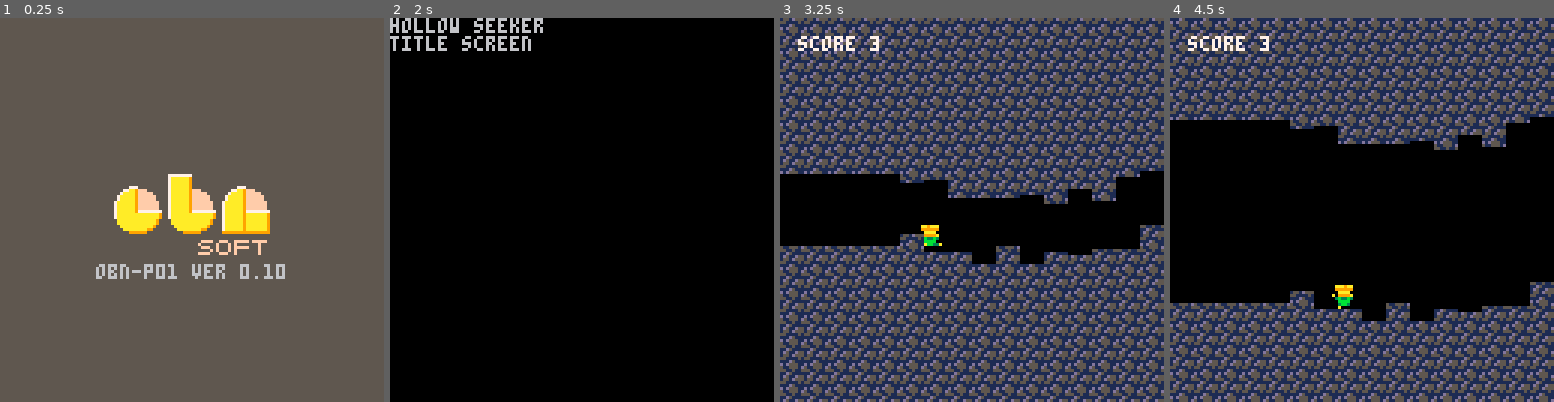
Above: before the commit, frames 1-4 (left to right).
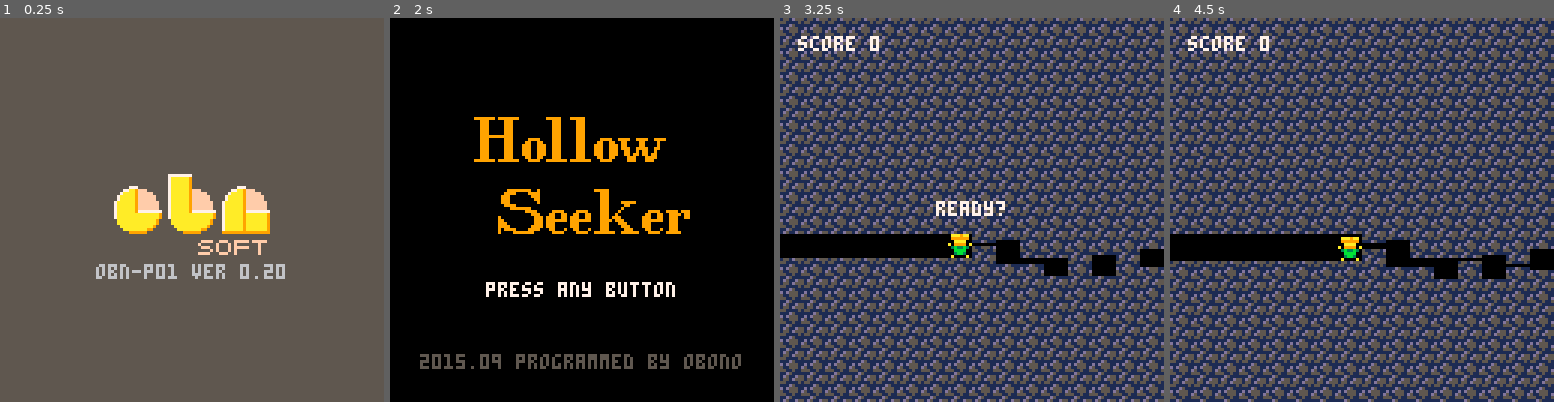
Above: after the commit, the same moments.

Repository: obono/Pico8Works
Game: PICO-8 cartridge src/hollow.p8
Two runs of this game, one before a commit and one after it. Both use one fixed random seed, a clock stepped at 60 frames per second and the inputs below.
Inputs:
- Up to frame 1 (0.25 s): no input
- Up to frame 2 (2 s): tap X (X key) at 0.33, 1.07, 1.85 s; tap O (Z key) at 0.7, 1.7 s; hold Right from 1.6 s (still down)
- Up to frame 3 (3.25 s): release Right at 2.1 s; tap O (Z key) at 2.1, 2.5, 2.9 s; hold Right 2.47-3.03 s; tap X (X key) at 2.97 s; hold Left from 3.08 s (still down)
- Up to frame 4 (4.5 s): tap O (Z key) at 3.3, 3.7, 4.1 s; release Left at 3.58 s; hold Right from 4.02 s (still down); tap X (X key) at 4.08 s

The runs differ from the first frame. In frame 1, less than 0.1% of the frame differs, in the area x 68-72%, y 64-68%; in frame 2, 7.7%; in frame 3, 18%; in frame 4, 80%, in the area x 0-100%, y 0-100%.

Commit message:
'Hollow Seeker' v0.20
 - Title screen.
 - Beginning of game.
 - Judgment of game over.

Diff:
--- a/src/hollow.p8
+++ b/src/hollow.p8
@@ -21,8 +21,8 @@
  map(124,28,56,48,2,3) -- b
  map(126,29,74,56,2,2) -- n
  map(125,31,66,72,3,1) -- soft
- print("obn-p01 ver 0.10",
-  32,82,6)
+ print("obn-p01 ver 0.20",
+   32,82,6)
 end
 
 -- title screen
@@ -40,8 +40,12 @@
 
 function draw_title()
  cls()
- print("hollow seeker")
- print("title screen")
+ map(120,24,28,32,8,2)
+ map(120,26,36,56,8,2)
+ print("press any button",
+   32,88,7)
+ print("2015.09 programmed by obono",
+   10,112,5)
 end
 
 -- game functions
@@ -50,7 +54,7 @@
  return flr(rnd(x))
 end
 
-function set_cave_map(x,t,b)
+function set_column(x,t,b)
  local i
  for i=0,15 do
   -- top
@@ -86,20 +90,23 @@
  cm-=1 g=(cm<0)
  t,b=adjust_gap(cp,g)
  cp=(cp+1)%18
- set_cave_map(cp,t,b)
+ set_column(cp,t,b)
  if (g) then cm=max(
   (rnd(1)+1)*sc/128,0)+1 end
  sc+=1
 end
 
 function handle_input()
+ if ((cx+px)%8>0) return
  pv=0 pw=0
  if (btn(0)) pv=-1 pf=true
- if (btn(1)) pv=1 pf=false
+ if (btn(1) or gc>0) then
+  pv=1 pf=false
+ end
  local p=(pp+pv)%18
  local g=min(cb[pp]-ct[p],
   cb[p]-ct[pp])+cg
- if (px+pv<0 or g<8) then
+ if (px+pv<0 or g<8 or pe) then
   pv=0 pa=0
  else
   pw=(cb[p]-cb[pp])/4
@@ -122,25 +129,47 @@
  end
 end
 
+function judge_crushed()
+ cs=(cs+1)%192
+ if (cs==0) then
+  if (cb[pp]-ct[pp]<4) then
+   pe=true
+  end
+  cr+=2
+ end
+end
+
+function game_over()
+ cs+=.5
+ if (btnp(4) or btnp(5)) then
+  init_game()
+ elseif (cs>=128) then
+  init_title()
+ end
+end
+
 function init_game()
  gm=3
+ gc=60
  ct={} -- top of column
  cb={} -- bottom of column
  cs=0 -- wave phase
- cr=32 -- wave height
+ cr=32 -- wave amplitude
+ cg=0 -- current gap size
  cx=0 -- scroll offset
  cp=7 -- next column pos
  cm=1 -- next hollow counter
- pp=7 -- player logical pos
- px=56 -- player x
- py=60 -- player y
+ pp=0 -- player logical pos
+ px=0 -- player x
+ py=72 -- player y
  pv=0 -- player vx
  pw=0 -- player vy
  pa=0 -- player anim no.
  pf=false -- player direction
+ pe=false -- player dead
  sc=-9 -- score
  for i=0,17 do
-  set_cave_map(i,60,68)
+  set_column(i,72,80)
  end
  for i=8,16 do
   grow_cave()
@@ -149,12 +178,15 @@
 
 function update_game()
  cg=flr((1-cos(cs/192))*cr)
- if ((cx+px)%8==0) then
-  handle_input()
- end
+ handle_input()
  move_player()
- cs=(cs+1)%192
- if (cs==0) cr+=2
+ if (pe) then
+  game_over()
+ elseif (gc==0) then
+  judge_crushed()
+ else
+  gc-=1
+ end
  gd=true
 end
 
@@ -165,6 +197,7 @@
  local b=t+cg
  -- player
  local y=max(py+b,ct[pp]+t)
+ if (pe) y=ct[pp]+b
  spr(16+pa,px,y,1,1,pf)
  -- top
  map(0,0,-cx,t,18,16)
@@ -172,8 +205,14 @@
  -- bottom
  map(0,16,-cx,b,18,16)
  map(0,16,144-cx,b,18,16)
- -- score
- print('score '..sc,6,6,7)
+ -- strings
+ print("score "..sc,6,6,7)
+ if (gc>0) then
+  print("ready?",52,61,7)
+ end
+ if (pe) then
+  print("game over",46,61,7)
+ end
 end
 
 -- pico-8 special functions
@@ -251,14 +290,14 @@
 70000000700707007000007000000700000700007000070077000000707707000700007000070000070000000000700000070000007000000000000000000000
 70000000777777707000007077777000000700007777700070000000770770007000007000070000777777700000777000070000777000000000000077777770
 00000000000000000000000000000000000000000000000000000000000000000000000000000000000000000000000000000000000000000000000000000000
-00000000000000000000000000000000000000000000000000000000000000000000000000000000000000000000000000000000000000000000000000000000
-00000000000000000000000000000000000000000000000000000000000000000000000000000000000000000000000000000000000000000000000000000000
-00000000000000000000000000000000000000000000000000000000000000000000000000000000000000000000000000000000000000000000000000000000
-00000000000000000000000000000000000000000000000000000000000000000000000000000000000000000000000000000000000000000000000000000000
-00000000000000000000000000000000000000000000000000000000000000000000000000000000000000000000000000000000000000000000000000000000
-00000000000000000000000000000000000000000000000000000000000000000000000000000000000000000000000000000000000000000000000000000000
-00000000000000000000000000000000000000000000000000000000000000000000000000000000000000000000000000000000000000000000000000000000
-00000000000000000000000000000000000000000000000000000000000000000000000000000000000000000000000000000000000000000000000000000000
+00000000000000000099900000999900000000009999009999009999000000000000000000000000099990000099990000000000009990009000000099990999
+99999990999999900099900009900990999990000990000990000900000999999990090000000000000999000990099000000000009990090000000009999099
+00999000009990000099900099900999009990000990000990000900009999000099990090000000000099909990099000000000009990999000000009990099
+00999000009990000099900099900999009990000999009999009900099900000009990099000000000099909999999000000000009999099900000009990000
+00999000009990000099900099900999009990000099009099009000099900000000990099900000000099909990000000000000009990009990000009990000
+00999000009990000099900099900999009990000099099099099000099900000000090099990000000999909990000009999900009990000999000009990000
+00999000009990000099900009900990009990000009990009999000009999000000000090999900009999000990009000990000009990000099900009990000
+00999999999990009999999000999900009990000009990009990000000099999990000090000999999900000099990009000000999999900999999099999000
 000000000000000000000000000000000000000000000777000000007aaaaaa977777777000000007aaaaaa97aaaaaa977777777000000000000000000000000
 000000000000000000000000000000000000000000077aa9fff000007aaaaaaaaaaaaaa9000000007aaaaaa97aaaaaa9aaaaaaa9000000000000000000000000
 0000000000000000000000000000000000000000007aaaa9fffff0007aaaaaaaaaaaaaa9000000007aaaaaa97aaaaaa9aaaaaaa90ffff00fff00fffff0fffff0
@@ -359,10 +398,10 @@
 0000000000000000000000000000000000000000000000000000000000000000000000000000000000000000000000000000000000000000000000000000000000000000000000000000000000000000000000000000000000000000000000000000000000000000000000000000000000000000000000000000000000000000
 0000000000000000000000000000000000000000000000000000000000000000000000000000000000000000000000000000000000000000000000000000000000000000000000000000000000000000000000000000000000000000000000000000000000000000000000000000000000000000000000000000000000000000
 0000000000000000000000000000000000000000000000000000000000000000000000000000000000000000000000000000000000000000000000000000000000000000000000000000000000000000000000000000000000000000000000000000000000000000000000000000000000000000000000000000000000000000
-0000000000000000000000000000000000000000000000000000000000000000000000000000000000000000000000000000000000000000000000000000000000000000000000000000000000000000000000000000000000000000000000000000000000000000000000000000000000000000000000000000000000000000
-0000000000000000000000000000000000000000000000000000000000000000000000000000000000000000000000000000000000000000000000000000000000000000000000000000000000000000000000000000000000000000000000000000000000000000000000000000000000000000000000000000000000000000
-0000000000000000000000000000000000000000000000000000000000000000000000000000000000000000000000000000000000000000000000000000000000000000000000000000000000000000000000000000000000000000000000000000000000000000000000000000000000000000000000000000000000000000
-0000000000000000000000000000000000000000000000000000000000000000000000000000000000000000000000000000000000000000000000000000000000000000000000000000000000000000000000000000000000000000000000000000000000000000000000000000000000000000000000000000000000000000
+0000000000000000000000000000000000000000000000000000000000000000000000000000000000000000000000000000000000000000000000000000000000000000000000000000000000000000000000000000000000000000000000000000000000000000000000000000000000000000000000006061006464000000
+0000000000000000000000000000000000000000000000000000000000000000000000000000000000000000000000000000000000000000000000000000000000000000000000000000000000000000000000000000000000000000000000000000000000000000000000000000000000000000000000006262636262636566
+00000000000000000000000000000000000000000000000000000000000000000000000000000000000000000000000000000000000000000000000000000000000000000000000000000000000000000000000000000000000000000000000000000000000000000000000000000000000000000000000067680000646c0000
+000000000000000000000000000000000000000000000000000000000000000000000000000000000000000000000000000000000000000000000000000000000000000000000000000000000000000000000000000000000000000000000000000000000000000000000000000000000000000000000000696a6b6b6d6e6b6f
 0000000000000000000000000000000000000000000000000000000000000000000000000000000000000000000000000000000000000000000000000000000000000000000000000000000000000000000000000000000000000000000000000000000000000000000000000000000000000000000000000000000079000000
 000000000000000000000000000000000000000000000000000000000000000000000000000000000000000000000000000000000000000000000000000000000000000000000000000000000000000000000000000000000000000000000000000000000000000000000000000000000000000000000000000075767a767576
 0000000000000000000000000000000000000000000000000000000000000000000000000000000000000000000000000000000000000000000000000000000000000000000000000000000000000000000000000000000000000000000000000000000000000000000000000000000000000000000000000000777877787b7c
